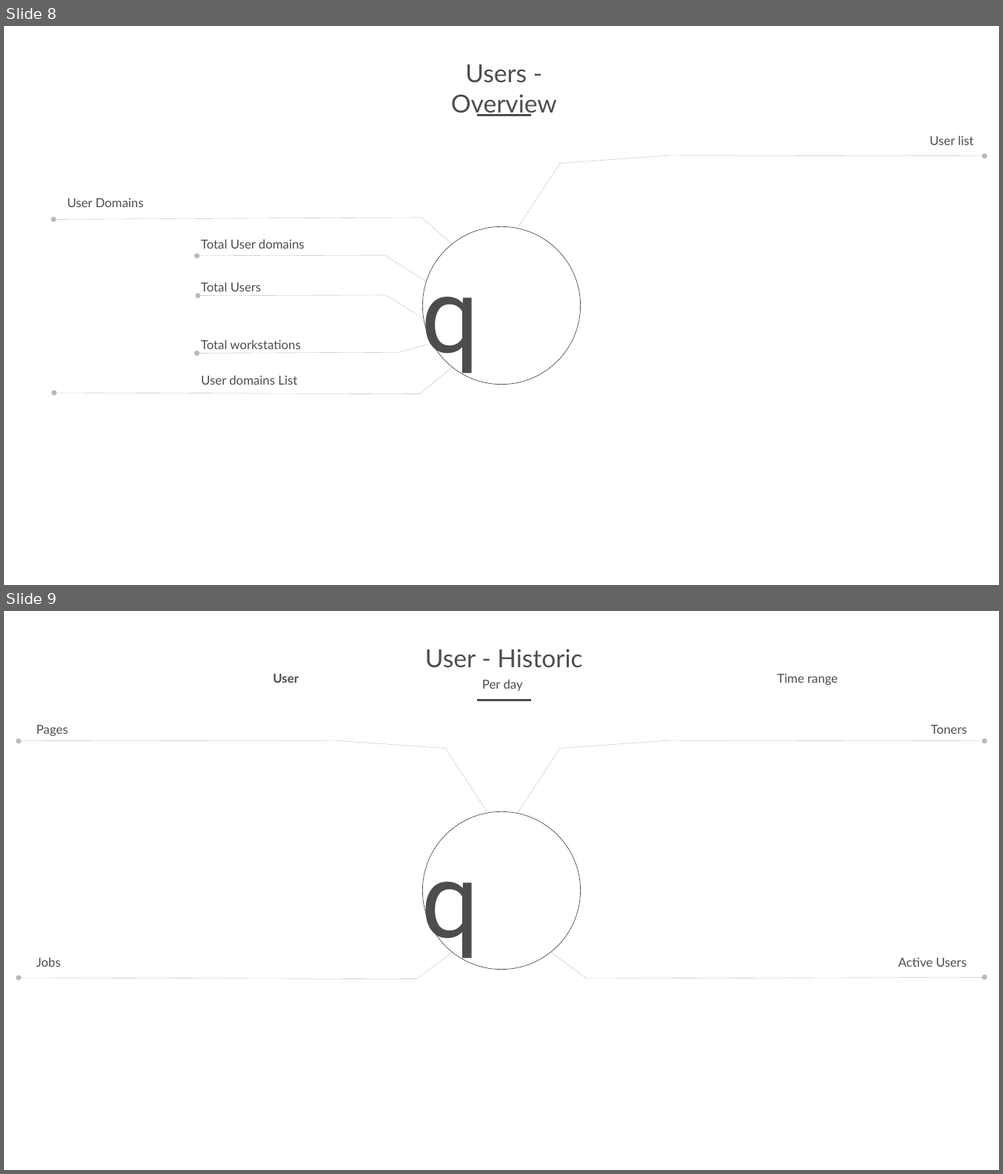
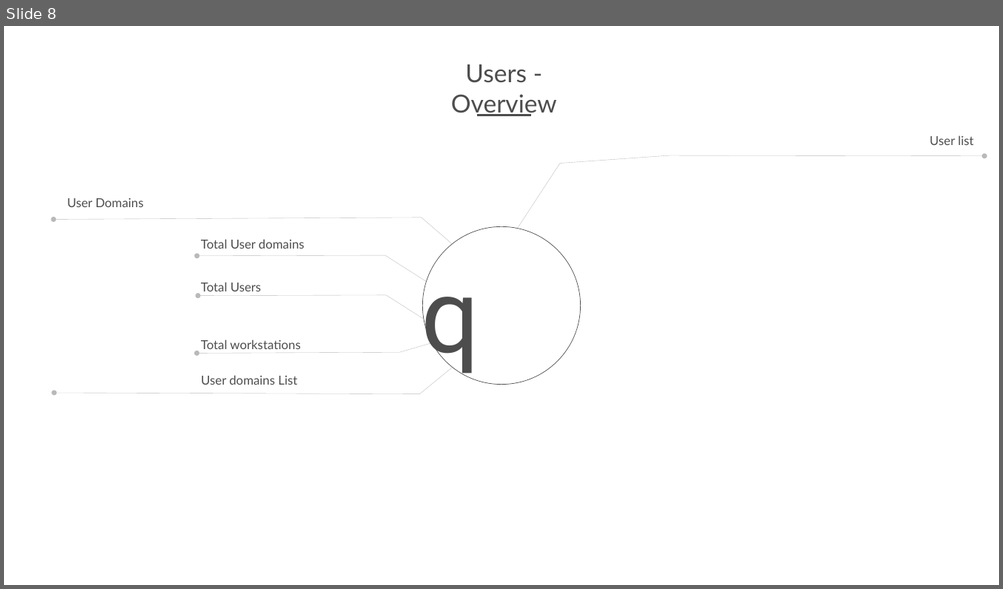
Before and after one commit to printix/Power-BI, a slide deck: PowerPoint/PrintixPowerBIDesign.pptx. Shown one above the other, each under a label of ours: slides 8 and 9 before the commit, slide 8 after it. The pictures are 1003x1174 and 1003x589 pixels, drawn with LibreOffice and Linux fonts; fonts in the diff are those of the drawing; background and template pictures are left out. Boxes give left, top, right and bottom in pixels: in the first picture for what was removed or moved away, otherwise in the second. Text is boxed around its words. In the diff, an @@ line names an element or a change of style, - is before the commit and + after.

```diff
--- a/PowerPoint/PrintixPowerBIDesign.pptx
+++ b/PowerPoint/PrintixPowerBIDesign.pptx
@@ slide 9 removed at (4,611,999,1170), background #FFFFFF; not listed: 1 template element that a slide beside it also shows @@
@@ text removed at (425,649,582,668) @@
-User - Historic
@@ text removed at (273,674,299,683) @@
-User
@@ text removed at (777,674,837,685) @@
-Time range
@@ text removed at (482,679,523,691) @@
-Per day
@@ line removed from (531, 700) to (477, 700) @@
@@ freeform shape removed at (19,741,487,812) @@
@@ text removed at (37,725,68,736) @@
-Pages
@@ freeform shape removed at (518,741,984,812) @@
@@ text removed at (930,725,967,734) @@
-Toners
@@ text removed at (421,843,480,961) @@
-q
@@ freeform shape removed at (19,953,452,980) @@
@@ text removed at (37,957,61,967) @@
-Jobs
@@ freeform shape removed at (551,952,984,979) @@
@@ text removed at (898,958,966,967) @@
-Active Users
```
Also in this commit, not shown: 4 slides changed, 1 slide added, 50 other files.
